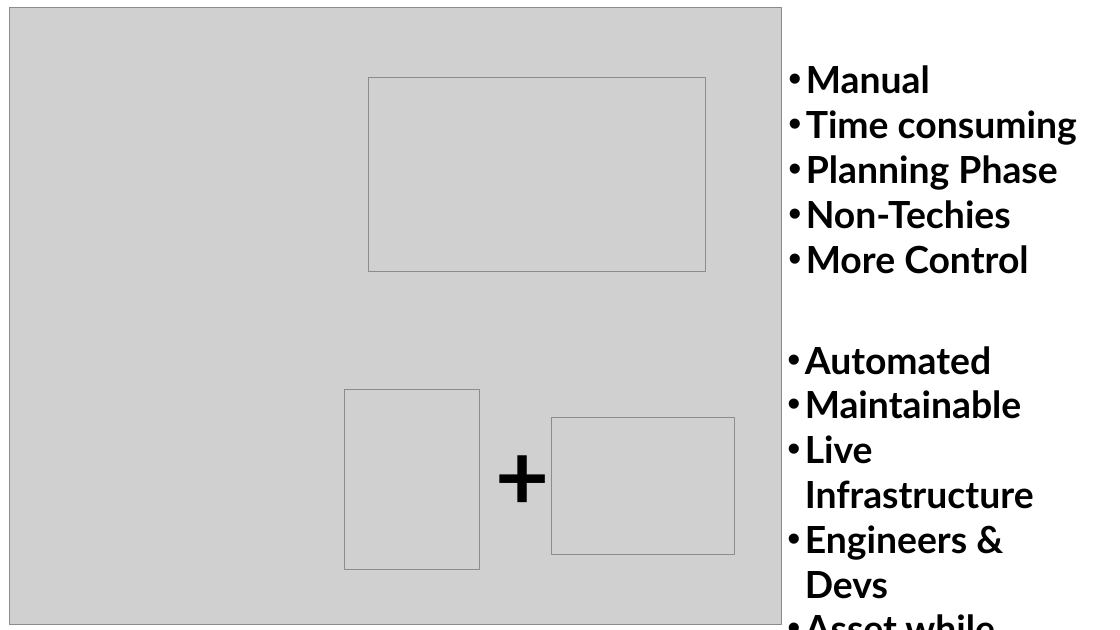
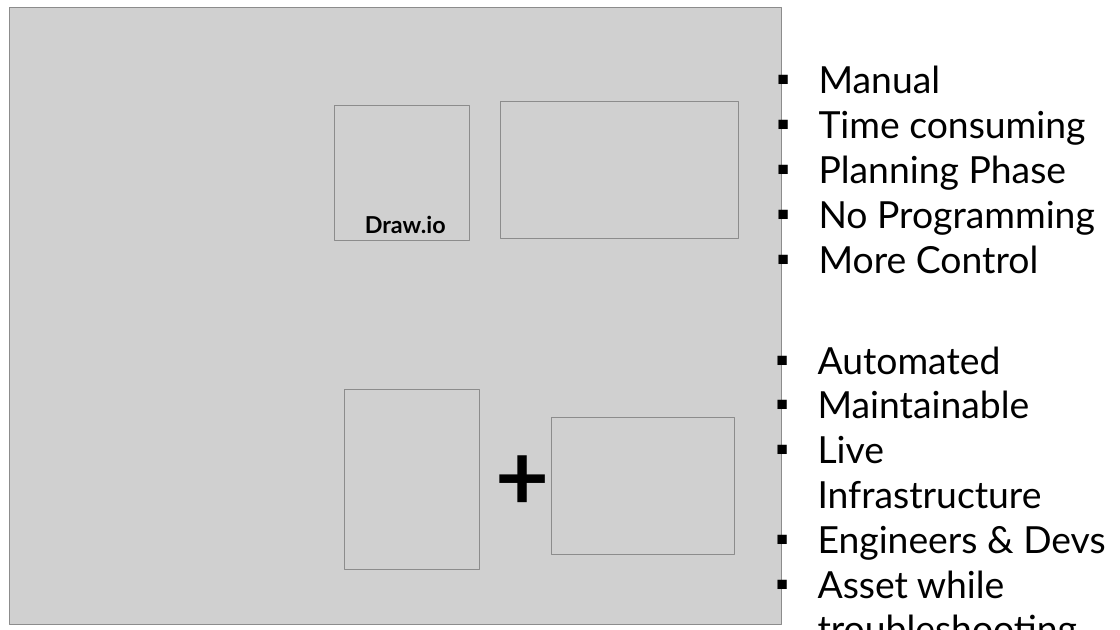
Before and after one commit to PrateekKumarSingh/Presentations, a slide deck: slide 10 of Visualize-Document-Infrastructure/ppt/VisualizeDocument.pptx. Drawn at 1120x630 pixels with LibreOffice and Linux fonts; fonts in the diff are those of the drawing; grey boxes stand for pictures; background and template pictures are left out. Boxes give left, top, right and bottom in pixels: in the first picture for what was removed or moved away, otherwise in the second. Text is boxed around its words. In the diff, an @@ line names an element or a change of style, - is before the commit and + after.

```diff
--- a/Visualize-Document-Infrastructure/ppt/VisualizeDocument.pptx
+++ b/Visualize-Document-Infrastructure/ppt/VisualizeDocument.pptx
@@ text "Manual": place and size @@
-text "Manual" at (806, 65, 1077, 274)
+text "Manual" at (819, 65, 1095, 274)
@@ text at (819, 65, 1085, 274): bold off in "Manual", "Time consuming", "Planning Phase", "More Control"; bullet • to ▪ @@
@@ picture added at (334, 105, 469, 240) @@
@@ picture: place and size @@
-picture at (368, 77, 705, 271)
+picture at (500, 101, 738, 239)
@@ text at (819, 201, 1095, 235): text changed; bold off @@
-• Non-Techies
+▪ No Programming
@@ text added at (365, 215, 446, 233), 30 pt, text #000000, bold @@
+    Draw.io
@@ text "Automated": place and size @@
-text "Automated" at (805, 346, 1034, 599)
+text "Automated" at (818, 346, 1105, 599)
@@ text "Automated" at (818, 346, 1105, 599): bold off; bullet • to ▪ @@
```
Also in this commit, not shown: 6 other slides changed, 1 slide added, 1 slide removed, 41 other files.
